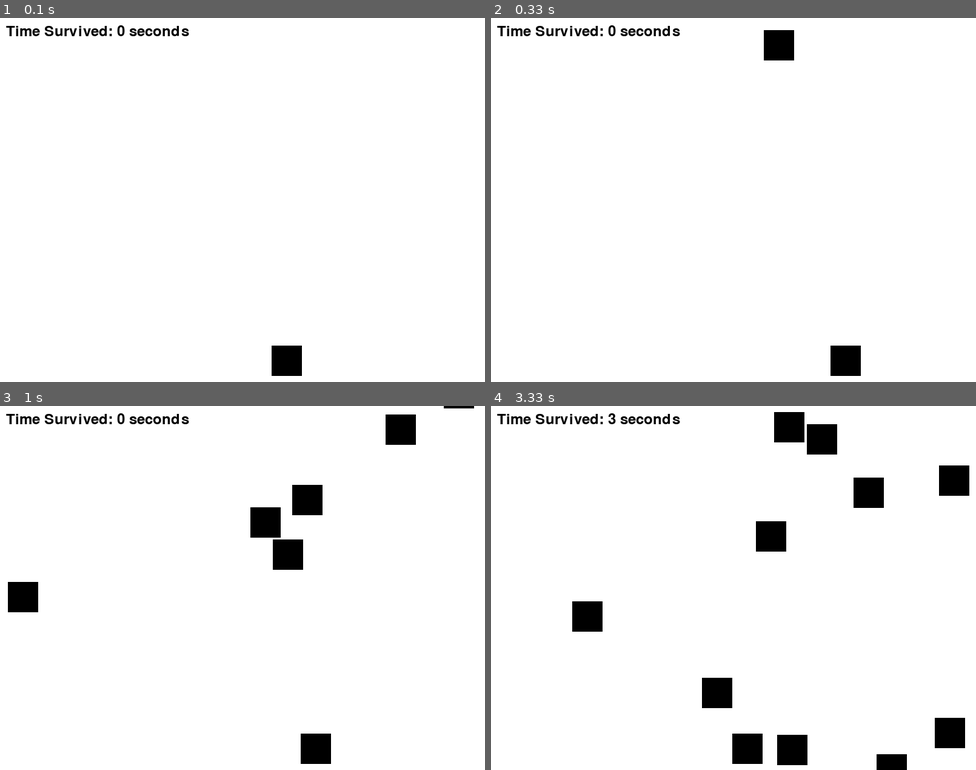
Above: before the commit, frames 1-4 (two rows, left to right).
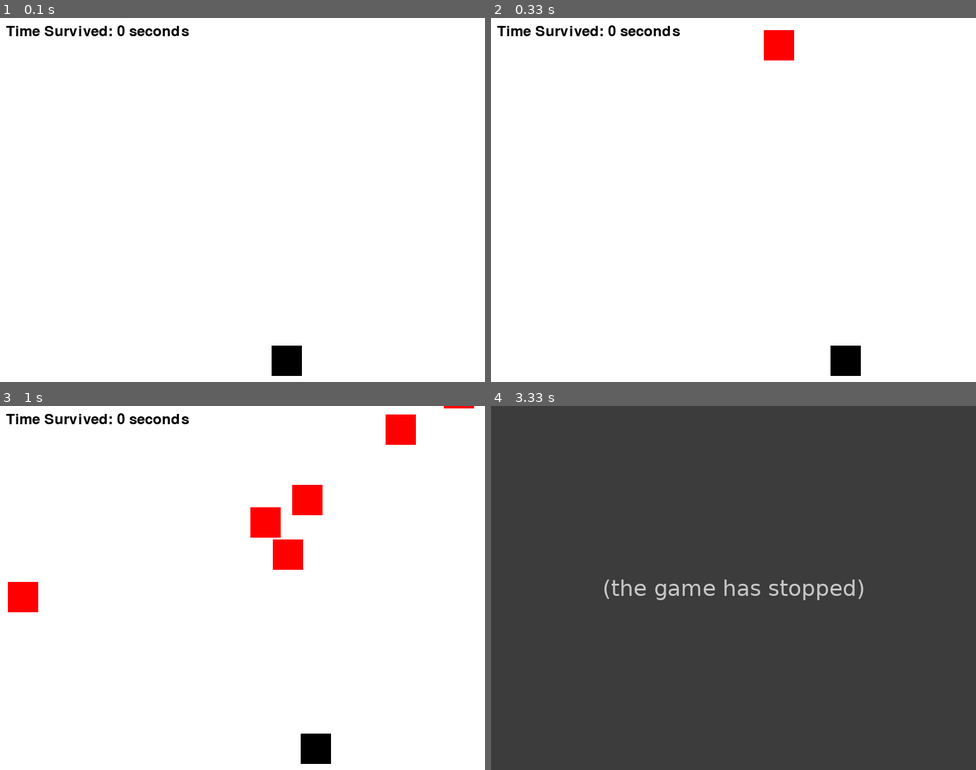
Above: after the commit, the same moments.

Repository: Truexbanan/pygame-pytorch-ML
Game: pygame game, started from game.py
Same seed, same stepped clock (60 frames per second), same inputs: the game is played once before the commit and once after it.
Inputs:
- Up to frame 1 (0.1 s): no input
- Up to frame 2 (0.33 s): no input
- Up to frame 3 (1 s): tap Space at 0.33, 0.73 s
- Up to frame 4 (3.33 s): tap Space at 1.03, 1.23, 2.07, 2.37, 2.63 s

Frame 1 is identical in both runs. In frame 2, 0.5% of the frame differs, in the area x 56-63%, y 3-12%; in frame 3, 2.6%; in frame 4, 100%, in the area x 0-100%, y 0-100%.
After the commit the program exited at 3.22 s; later frames show no game.

Commit message:
Update game.py

Diff:
--- a/game.py
+++ b/game.py
@@ -1,6 +1,7 @@
 import pygame
 import random
 import time
+
 
 # Initialize Pygame
 pygame.init()
@@ -13,6 +14,7 @@
 OBJECT_MIN_SPEED, OBJECT_MAX_SPEED = 3, 10
 WHITE = (255, 255, 255)
 BLACK = (0, 0, 0)
+RED = (255,0,0)
 FONT = pygame.font.SysFont(None, 36)
 
 class Player:
@@ -47,7 +49,7 @@
         self.y += self.speed
 
     def draw(self, screen):
-        pygame.draw.rect(screen, BLACK, [self.x, self.y, OBJECT_WIDTH, OBJECT_HEIGHT])
+        pygame.draw.rect(screen, RED, [self.x, self.y, OBJECT_WIDTH, OBJECT_HEIGHT])
 
     def get_rect(self):
         return pygame.Rect(self.x, self.y, OBJECT_WIDTH, OBJECT_HEIGHT)
@@ -104,7 +106,7 @@
         player_rect = player.get_rect()
         for obj in objects:
             if player_rect.colliderect(obj.get_rect()):
-                running = True #False  # End the game on collision
+                running =  False  # End the game on collision
 
         # Calculate score (time survived)
         score = time.time() - start_time
